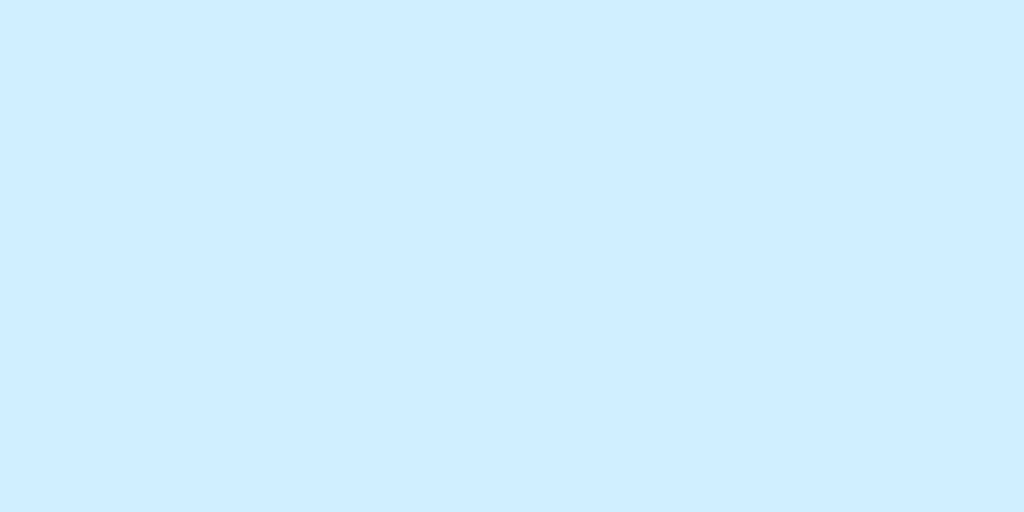
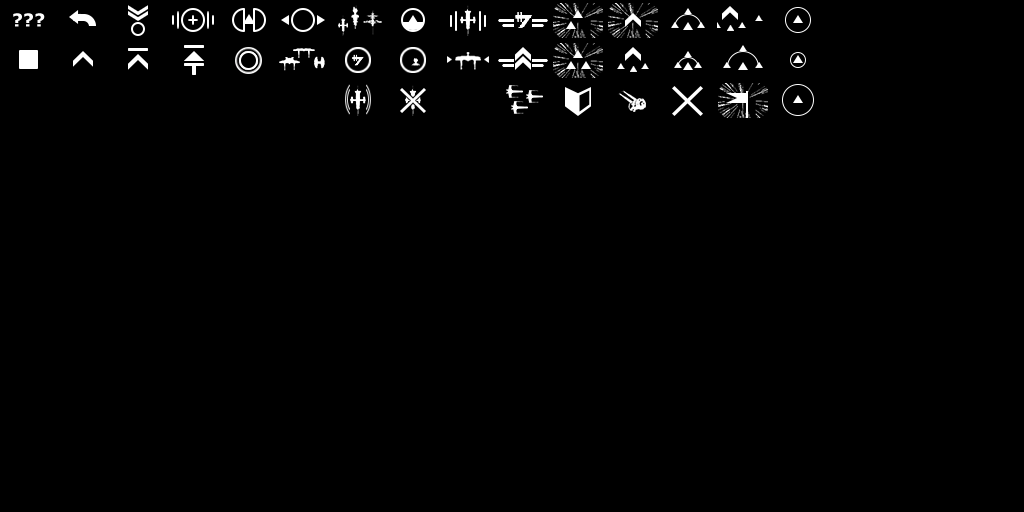
Layer changes from the first w=1024, h=512 image to the second:
hid "Highlight" over [0, 0, 1024, 512]
added layer "Deconstruct" above "Commands copy" over [399, 85, 427, 116]
hid group "Commands" (11 layers) over [565, 83, 768, 118]
hid group "Fleet Management" (46 layers) over [553, 3, 814, 116]
hid group "Ability Management" (6 layers) over [498, 12, 548, 70]
added layer "Construct" above "Raster" over [345, 84, 371, 116]
